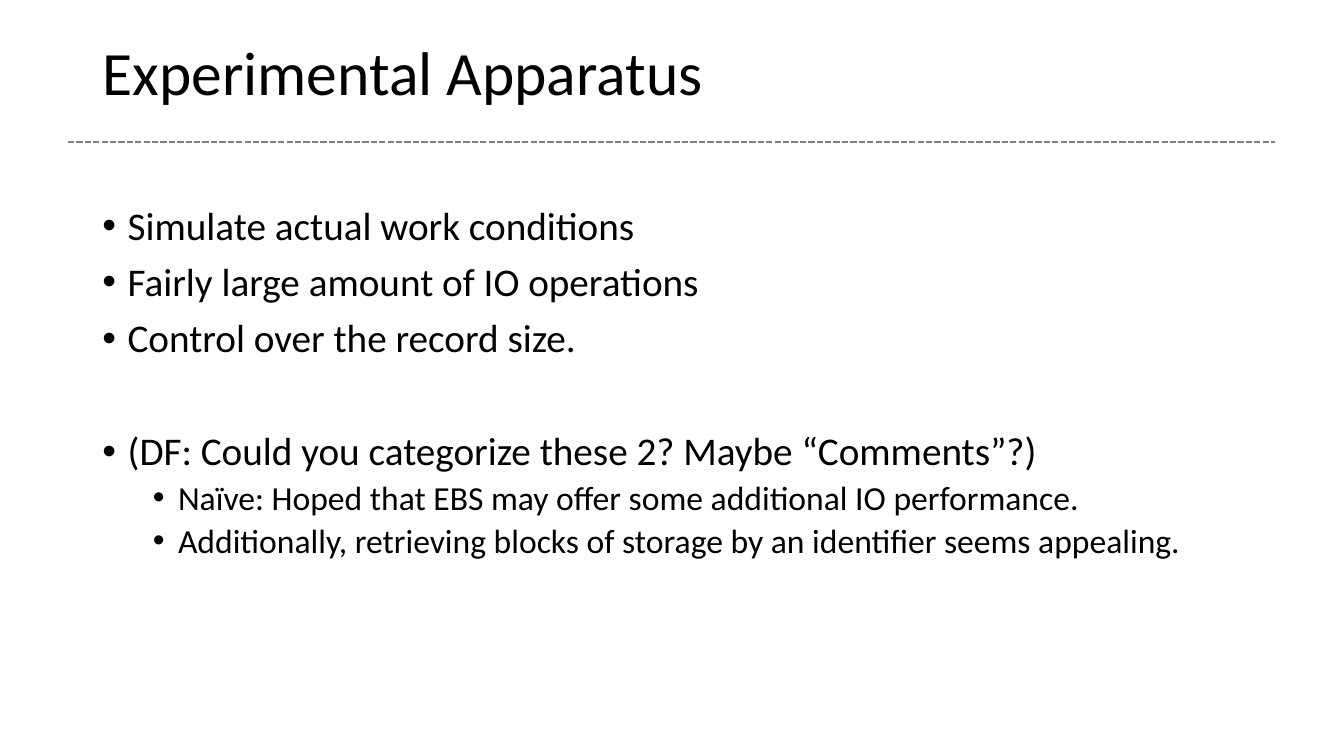
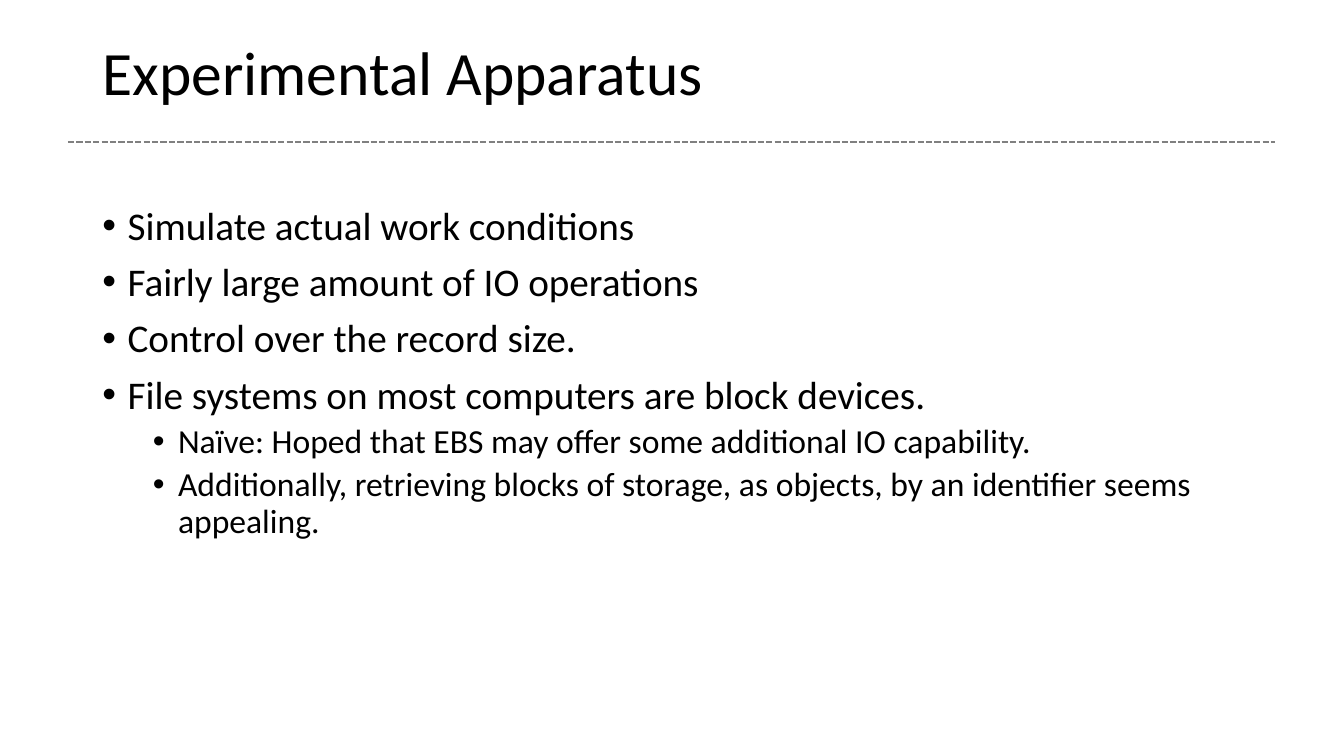
Before and after one commit to glenntu15/BuildVoterDatabase, a slide deck: slide 3 of Proj_presentation.pptx. Drawn at 1344x756 pixels with LibreOffice and Linux fonts; fonts in the diff are those of the drawing. Boxes give left, top, right and bottom in pixels: in the first picture for what was removed or moved away, otherwise in the second. Text is boxed around its words. In the diff, an @@ line names an element or a change of style, - is before the commit and + after.

Commit message:
minor updates

```diff
--- a/Proj_presentation.pptx
+++ b/Proj_presentation.pptx
@@ text at (x1=128, y1=381, x2=1191, y2=539): text changed @@
-• (DF: Could you categorize these 2? Maybe “Comments”?)
-  • Naïve: Hoped that EBS may offer some additional IO performance.
-  • Additionally, retrieving blocks of storage by an identifier seems appealing.
+• File systems on most computers are block devices.
+  • Naïve: Hoped that EBS may offer some additional IO capability.
+  • Additionally, retrieving blocks of storage, as objects, by an identifier seems appealing.
```
Also in this commit, not shown: 2 other slides changed.
